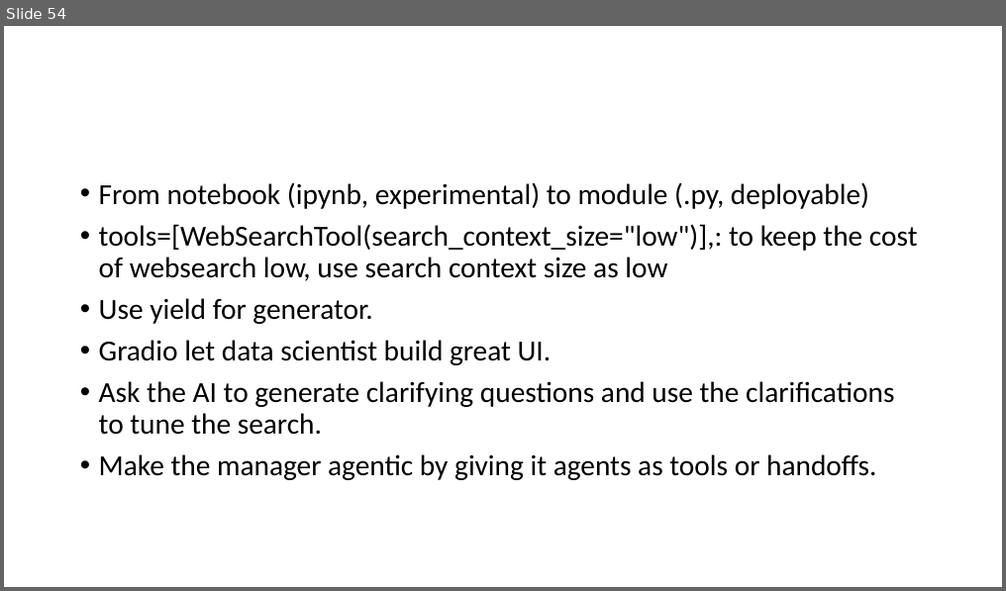
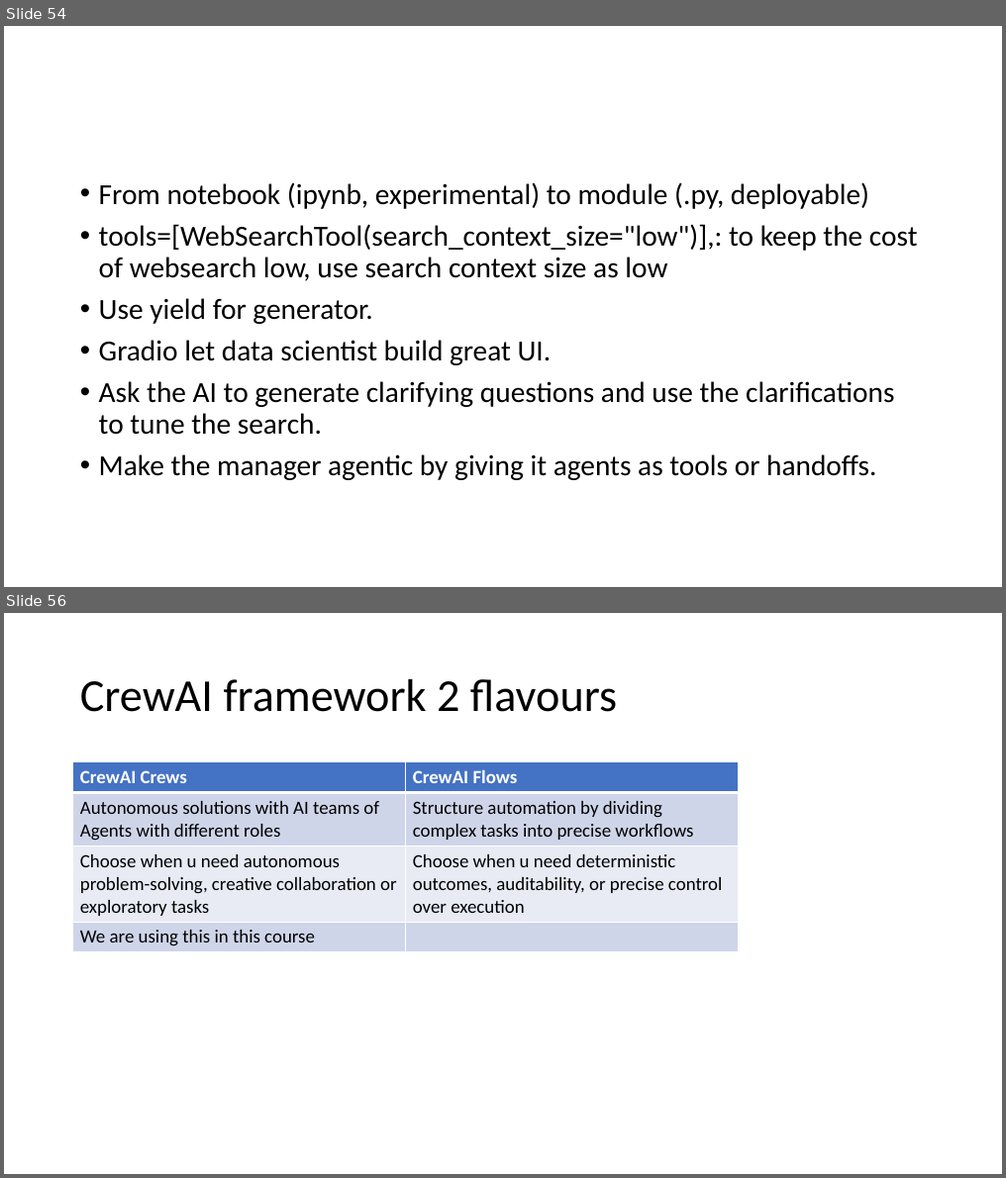
Before and after one commit to kindaichinisan/agents, a slide deck: wj_folder/AI Engineer Agentic Track.pptx. Shown one above the other, each under a label of ours: slide 54 before the commit, slides 54 and 56 after it; the slides between them are not shown. The pictures are 1006x591 and 1006x1178 pixels, drawn with LibreOffice and Linux fonts; fonts in the diff are those of the drawing. Boxes give left, top, right and bottom in pixels: in the first picture for what was removed or moved away, otherwise in the second. Text is boxed around its words. In the diff, an @@ line names an element or a change of style, - is before the commit and + after.

```diff
--- a/wj_folder/AI Engineer Agentic Track.pptx
+++ b/wj_folder/AI Engineer Agentic Track.pptx
@@ slide 56 added at [4,613,1002,1174], background #FFFFFF @@
@@ title added at [80,679,617,712], 44 pt, text #000000 @@
+CrewAI framework 2 flavours
@@ table added at [73,762,738,951], 4 rows, 2 columns @@
+CrewAI Crews | CrewAI Flows
+Autonomous solutions with AI teams of Agents with different roles | Structure automation by dividing complex tasks into precise workflows
+Choose when u need autonomous problem-solving, creative collaboration or exploratory tasks | Choose when u need deterministic outcomes, auditability, or precise control over execution
+We are using this in this course | 
```
Also in this commit, not shown: 3 other slides added, 9 other files.
